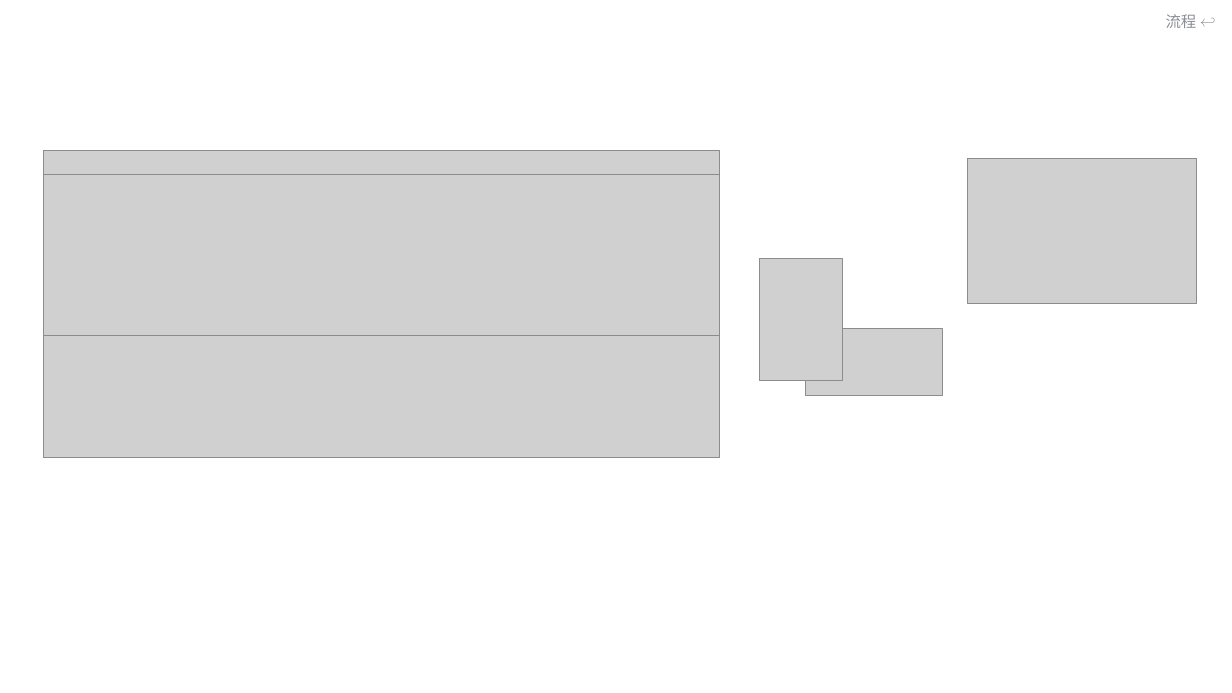
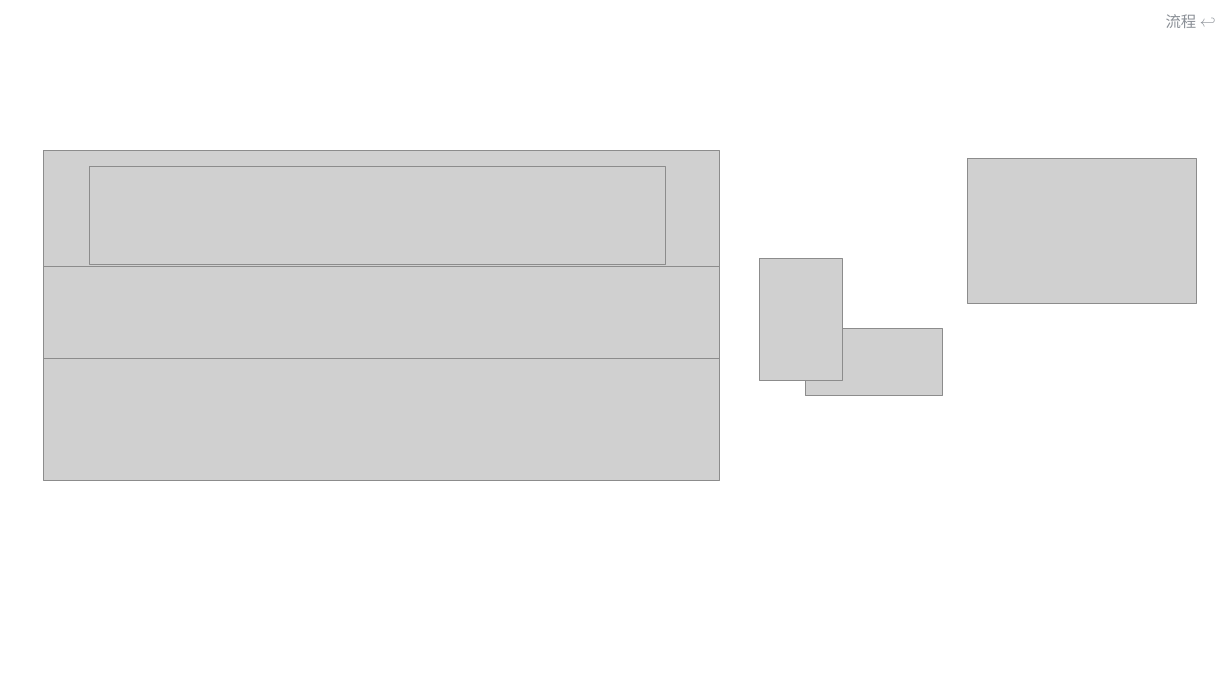
Before and after one commit to classtools1020/classtools1020.github.io, a slide deck: slide 8 of temp/files/T3-temp.pptx. Drawn at 1232x693 pixels with LibreOffice and Linux fonts; fonts in the diff are those of the drawing; grey boxes stand for pictures; background and template pictures are left out. Boxes give left, top, right and bottom in pixels: in the first picture for what was removed or moved away, otherwise in the second. Text is boxed around its words. In the diff, an @@ line names an element or a change of style, - is before the commit and + after.

```diff
--- a/temp/files/T3-temp.pptx
+++ b/temp/files/T3-temp.pptx
@@ picture: place and size @@
-picture at (43, 151, 720, 273)
+picture at (43, 151, 720, 296)
@@ picture removed at (43, 174, 720, 365) @@
@@ picture added at (90, 166, 665, 265) @@
@@ picture added at (43, 266, 720, 388) @@
@@ picture: place and size @@
-picture at (43, 335, 720, 457)
+picture at (43, 359, 720, 481)
```
Also in this commit, not shown: 1 other slide changed, 17 other files.
